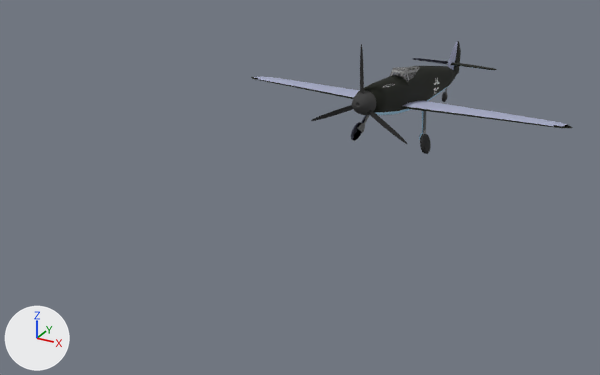
Renders of the COLLADA model 40-rad-sa-modelima/90-modeli-dae/modeli/bf109/model.dae from each side of a commit.
The view is the same before and after, from a 50 mm camera at (9.88, -14.76, 9.01) aimed at (-0.21, 3.6, -0.17). Every picture has the same lights, and +X, +Y and +Z are marked at lower left. Where no turn or scale is listed for an object, it has been applied to the vertices. Vertices at the same position are counted once.

In view in the first picture: 'Component_47', 'Component_47.001', 'Component_60.001', 'Component_64', 'Component_65', 'Component_74', 'chamfer', 'chamfer.001'.
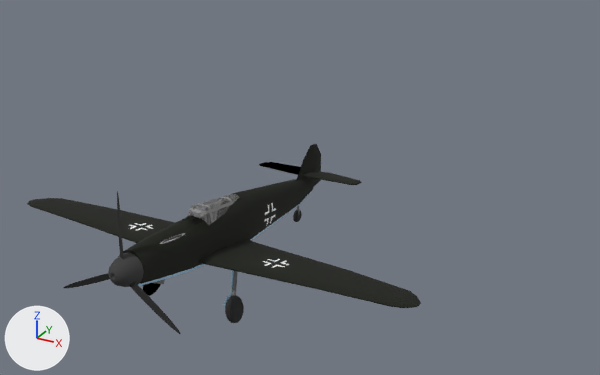
Diff of the bpy script that builds the scene:
```diff
--- a/40-rad-sa-modelima/90-modeli-dae/modeli/bf109/model.dae.py
+++ b/40-rad-sa-modelima/90-modeli-dae/modeli/bf109/model.dae.py
@@ mat_material @@
 mat_material = principled_material('material')
-mat_material.base_color = (0.407, 0.434, 0.604)  # blue #abb0cc
+mat_material.base_color = (1.0, 1.0, 1.0)  # white #ffffff
 mat_material.roughness = 0.9
@@ me_component_74 @@
 me_component_74.from_pydata(...)  # 2872 vertices, 5853 faces; spans x 0.0..10.31, y 0.51..8.75, z 1.09..3.08
 # used by ob_component_74; parent = ob_sketchup; location = (-4.316, 4.624, 0.484); rotation_euler = (-0.19, 0.0, 0.0), in degrees (-11, 0, 0)
-me_component_74.materials.append(mat_material_0)  # white #ffffff
+# me_component_74 part 1: 48 faces spanning x 3.05..7.26, y 2.84..3.45, z 1.42..1.44 switch from mat_material (blue #abb0cc) to mat_color_000 (white #ffffff)
+# me_component_74 part 2: 719 faces spanning x 0.19..10.12, y 2.28..8.05, z 1.26..3.08 switch from mat_material (blue #abb0cc) to mat_material_4 (black #090f00)
 me_component_74.materials.append(mat_color_004)
@@ ob_component_74 @@
 ob_component_74.parent = ob_sketchup
-ob_component_74.location = (-4.316, 4.624, 0.484)
+ob_component_74.location = (-5.155, -4.547, -0.487)
 ob_component_74.rotation_euler = (-0.19, 0.0, 0.0)  # degrees (-11, 0, 0)
@@ ob_component_65 @@
 ob_component_65 = bpy.data.objects.new('Component_65', me_component_65)
-ob_component_65.location = (0.54, 7.92, 1.95)
+ob_component_65.location = (-0.29, -1.25, 0.98)
@@ ob_component_47 @@
 ob_component_47 = bpy.data.objects.new('Component_47', me_component_47)
-ob_component_47.location = (0.85, 13.34, 1.12)
+ob_component_47.location = (0.01, 4.17, 0.15)
@@ ob_chamfer_001 @@
 ob_chamfer_001 = bpy.data.objects.new('chamfer.001', me_chamfer_001)
-ob_chamfer_001.location = (1.89, 7.37, 0.24)
+ob_chamfer_001.location = (1.05, -1.8, -0.73)
@@ ob_component_59_001 @@
 ob_component_59_001 = bpy.data.objects.new('Component_59.001', me_component_59_001)
-ob_component_59_001.location = (1.61, 7.09, 0.22)
+ob_component_59_001.location = (0.77, -2.08, -0.75)
@@ ob_component_60_001 @@
 ob_component_60_001 = bpy.data.objects.new('Component_60.001', me_component_60_001)
-ob_component_60_001.location = (1.61, 7.43, 0.4)
+ob_component_60_001.location = (0.77, -1.74, -0.57)
@@ ob_component_64 @@
 ob_component_64 = bpy.data.objects.new('Component_64', me_component_64)
-ob_component_64.location = (0.37, 4.89, 1.88)
+ob_component_64.location = (-0.47, -4.28, 0.91)
@@ ob_chamfer_002 @@
 ob_chamfer_002 = bpy.data.objects.new('chamfer.002', me_chamfer_002)
-ob_chamfer_002.location = (0.73, 12.32, 0.17)
+ob_chamfer_002.location = (-0.11, 3.15, -0.8)
```

Location of each change, (x1, y1, x2, y2) in pixels of the pictures (600 x 375 px):
'Component_74', recoloured, surface changed, moved: before (251, 41, 573, 128); after (27, 144, 421, 308)
'Component_64', moved: before (352, 91, 376, 115); after (108, 253, 144, 287)
'Component_69.002', moved: before (367, 110, 407, 144); after (129, 282, 181, 334)
'chamfer.001', moved: before (420, 134, 431, 154); after (225, 295, 244, 323)
'Component_47', moved: before (450, 63, 497, 70); after (302, 171, 362, 185)
'Component_65', moved: before (398, 67, 417, 80); after (199, 197, 231, 221)
'Component_69', moved: before (311, 105, 353, 121); after (64, 273, 110, 288)
'Component_47.001', recoloured, moved: before (413, 58, 448, 65); after (259, 162, 301, 175)
'Component_69.001', moved: before (360, 44, 364, 94); after (117, 191, 124, 260)
'chamfer', recoloured, moved: before (351, 122, 362, 141); after (142, 283, 161, 296)
'Component_60.001', moved: before (423, 111, 426, 134); after (232, 271, 238, 295)
'chamfer.002', moved: before (442, 92, 447, 102); after (293, 210, 302, 222)
'Component_59.001', moved: before (419, 111, 423, 140); after (223, 270, 234, 305)
'Component_59', moved: before (358, 115, 369, 133); after (153, 279, 165, 284)
'Component_60', recoloured, moved (not visible afterwards): before (361, 115, 367, 123)
part 1 of me_component_74, recoloured: before (340, 89, 464, 110); after (129, 223, 289, 268)
part 2 of me_component_74, recoloured: before (254, 42, 567, 126); after (31, 145, 416, 305)
